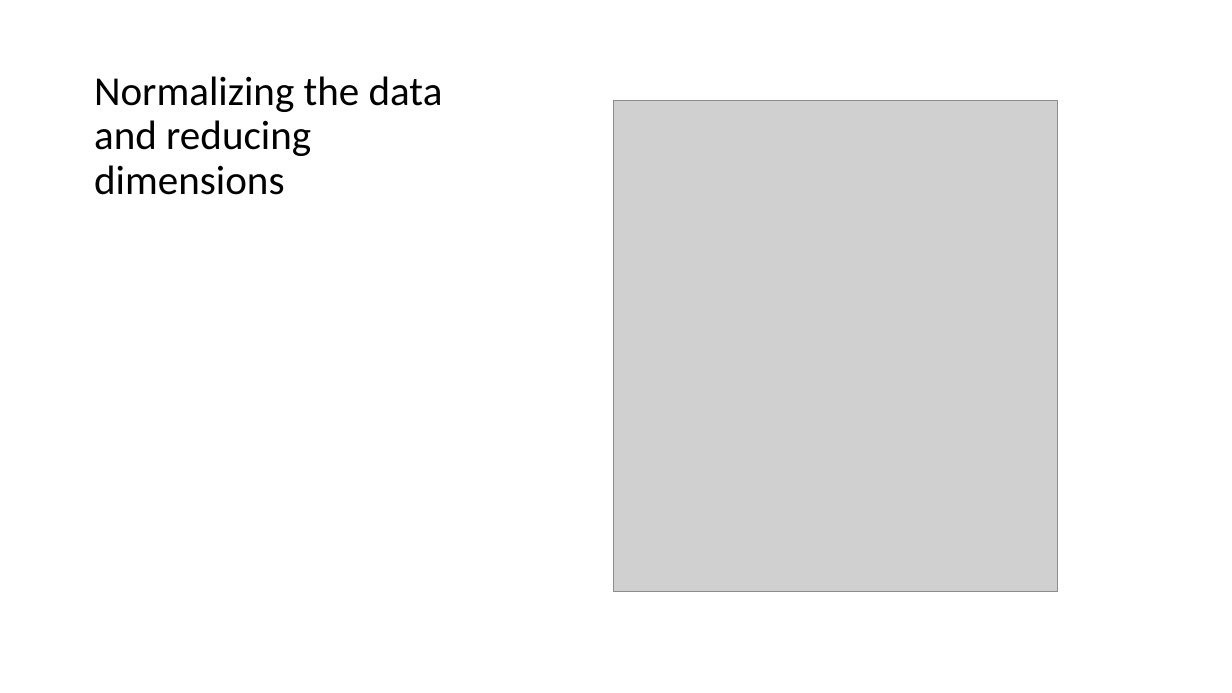
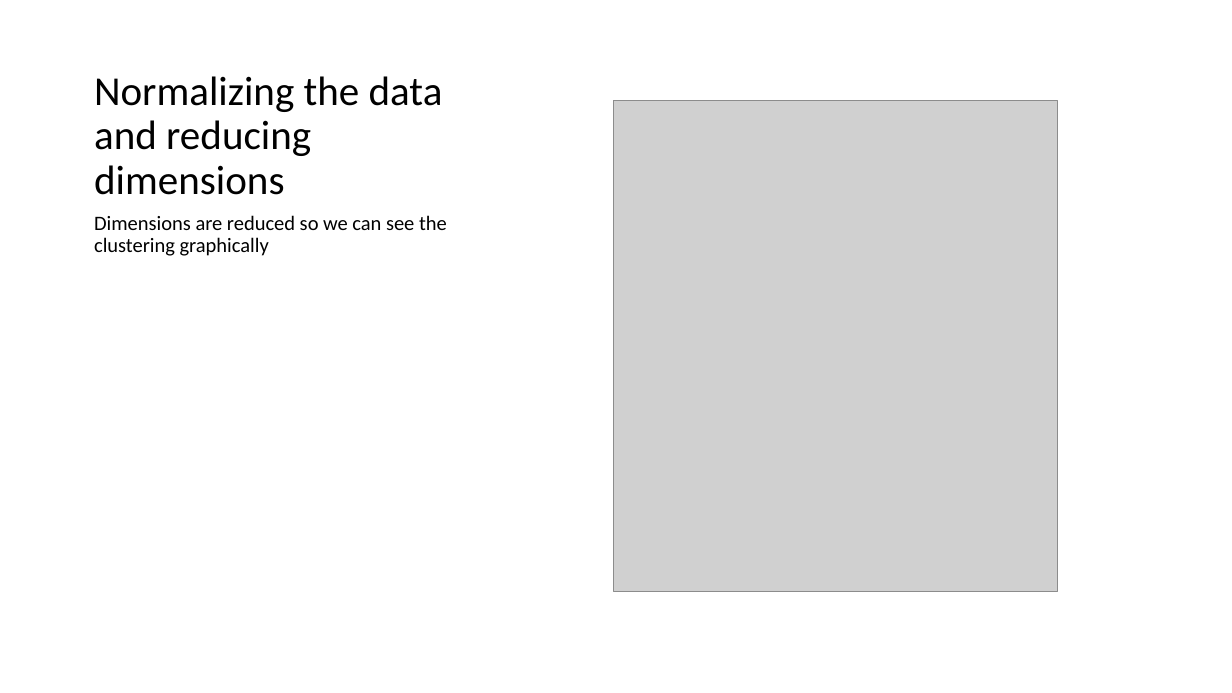
Before and after one commit to dwankelley/Quality_Control_Chart_Classification, a slide deck: slide 4 of Quality_Control_Chart_Classification_2.pptx (slide 3 before the commit). Drawn at 1232x693 pixels with LibreOffice and Linux fonts; fonts in the diff are those of the drawing; grey boxes stand for pictures. Boxes give left, top, right and bottom in pixels: in the first picture for what was removed or moved away, otherwise in the second. Text is boxed around its words. In the diff, an @@ line names an element or a change of style, - is before the commit and + after.

```diff
--- a/Quality_Control_Chart_Classification_2.pptx
+++ b/Quality_Control_Chart_Classification_2.pptx
@@ text added at bbox=[94, 215, 447, 256], 16 pt, text #000000 @@
+Dimensions are reduced so we can see the clustering graphically
```
Also in this commit, not shown: 4 other slides changed, 7 slides added, 6 slides removed.
